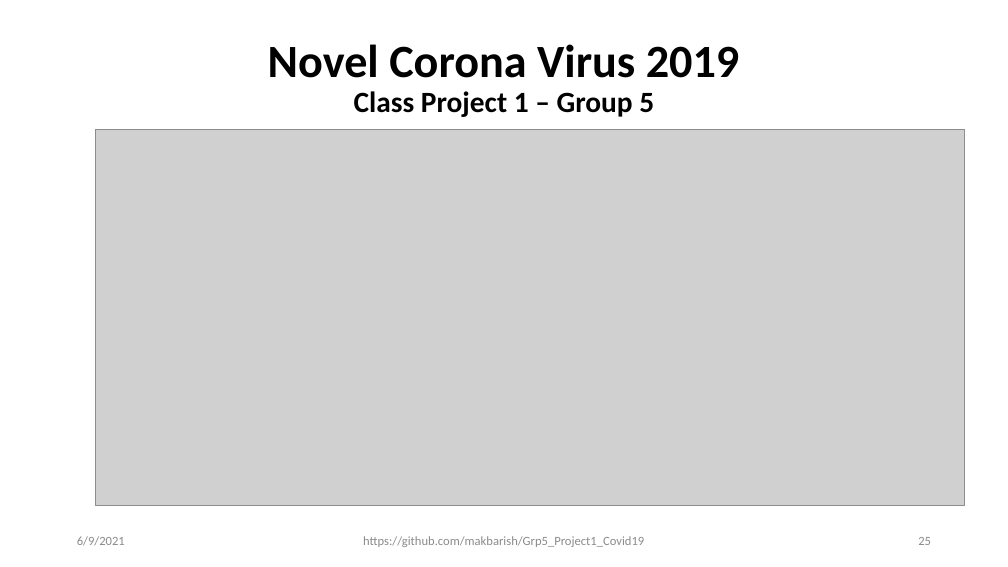
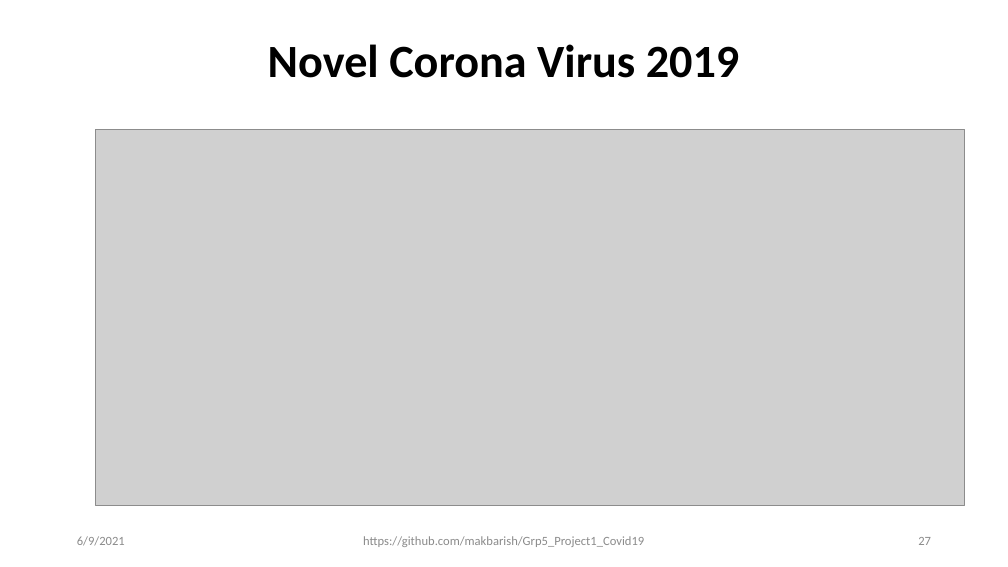
Before and after one commit to makbarish/Grp5_Project1_Covid19, a slide deck: slide 27 of Clay/Novel_Corona_Virus_2019_v3.pptx (slide 25 before the commit). Drawn at 1008x567 pixels with LibreOffice and Linux fonts; fonts in the diff are those of the drawing; grey boxes stand for pictures. Boxes give left, top, right and bottom in pixels: in the first picture for what was removed or moved away, otherwise in the second. Text is boxed around its words. In the diff, an @@ line names an element or a change of style, - is before the commit and + after.

```diff
--- a/Clay/Novel_Corona_Virus_2019_v3.pptx
+++ b/Clay/Novel_Corona_Virus_2019_v3.pptx
@@ text at bbox=[268, 44, 740, 78]: text changed @@
-Novel Corona Virus 2019
-Class Project 1 – Group 5
+Novel Corona Virus 2019
@@ page number at bbox=[918, 537, 931, 545]: text changed @@
-25
+27
```
Also in this commit, not shown: 6 other slides changed, 2 slides added.
